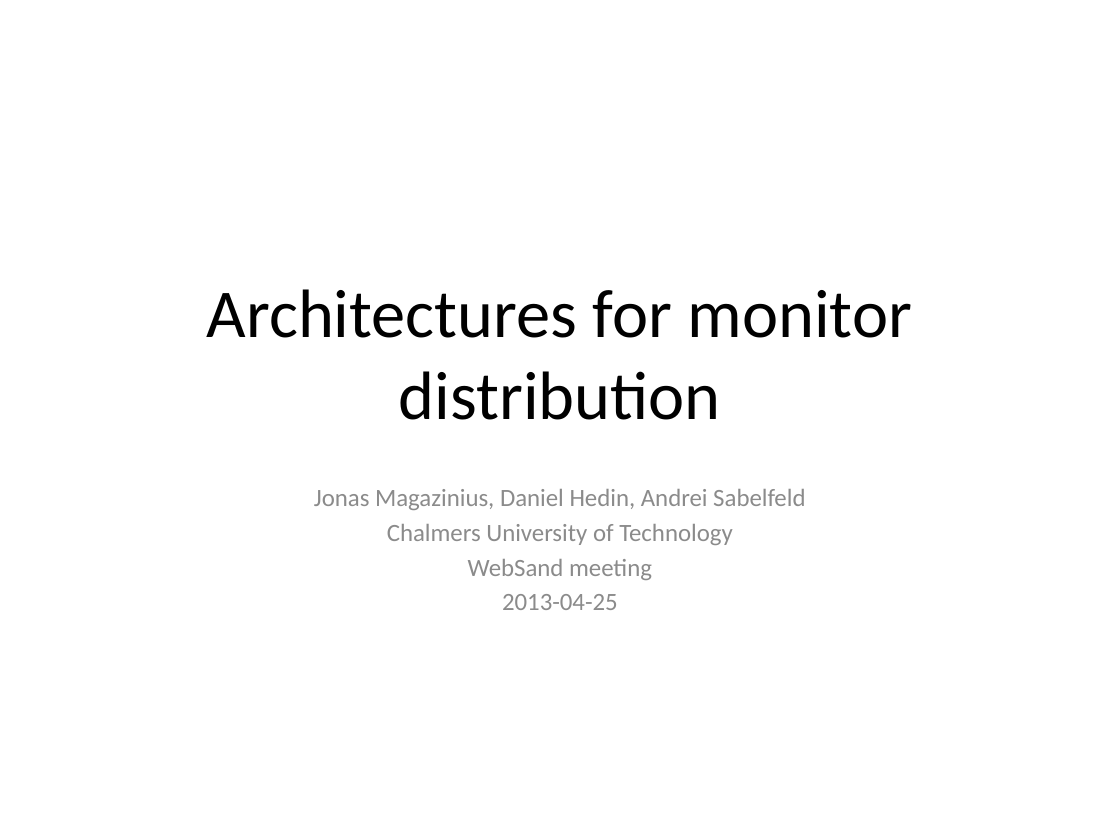
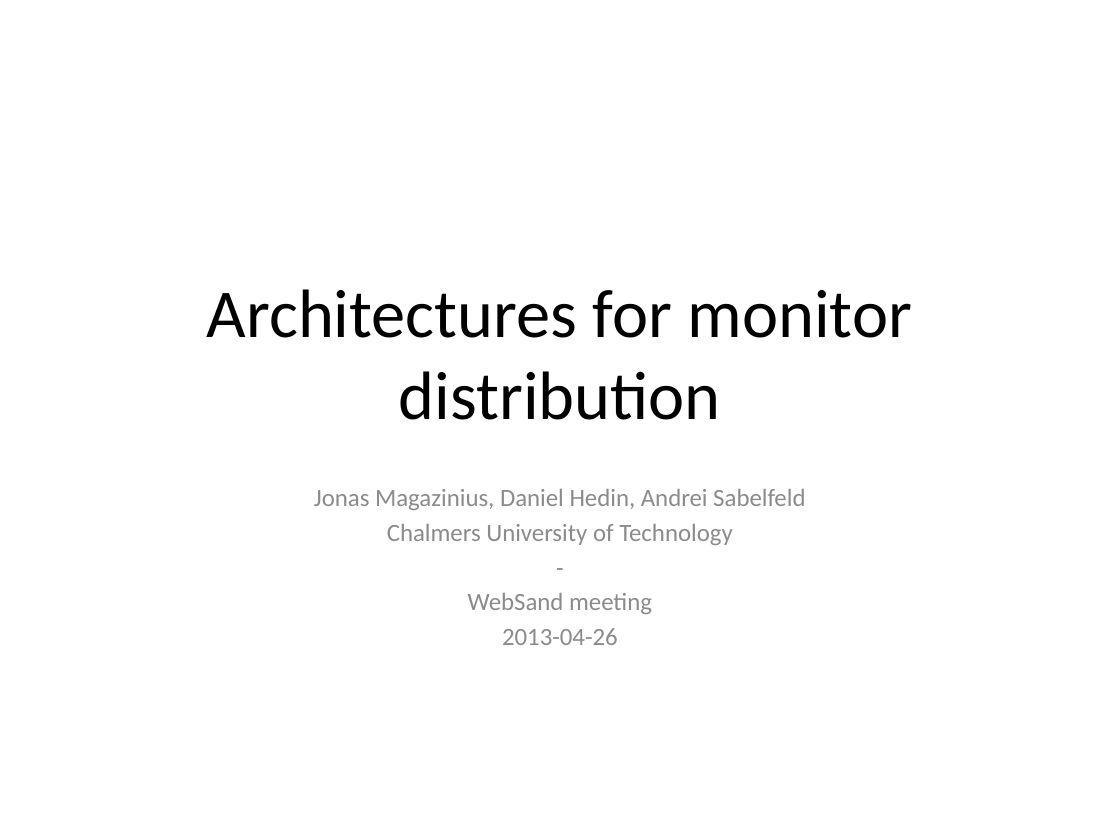
Before and after one commit to internot/monitor-distribution, a slide deck: slide 1 of presentation/Monitor.distribution-WebSand.2013-04-25.pptx. Drawn at 1120x840 pixels with LibreOffice and Linux fonts; fonts in the diff are those of the drawing. Boxes give left, top, right and bottom in pixels: in the first picture for what was removed or moved away, otherwise in the second. Text is boxed around its words. In the diff, an @@ line names an element or a change of style, - is before the commit and + after.

```diff
--- a/presentation/Monitor.distribution-WebSand.2013-04-25.pptx
+++ b/presentation/Monitor.distribution-WebSand.2013-04-25.pptx
@@ subtitle at (314, 489, 805, 645): paragraph added @@
+-
@@ subtitle at (502, 628, 618, 645): text changed @@
-2013-04-25
+2013-04-26
```
Also in this commit, not shown: 7 other slides changed, 7 slides added, 2 slides removed, 1 other file.
